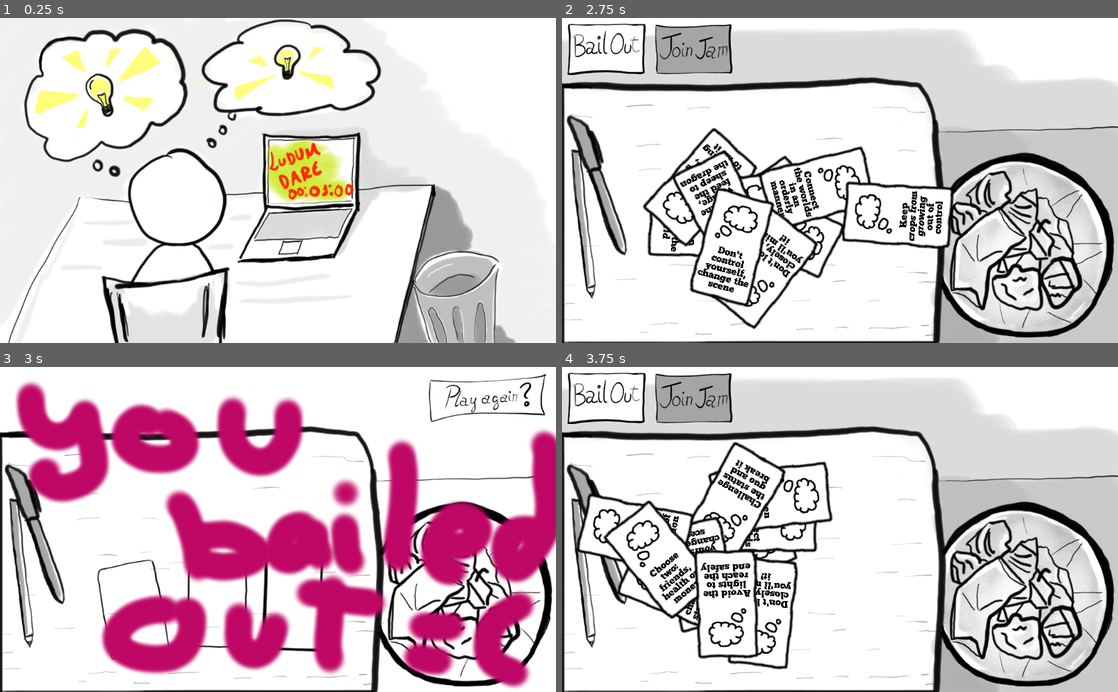
Above: before the commit, frames 1-4 (two rows, left to right).
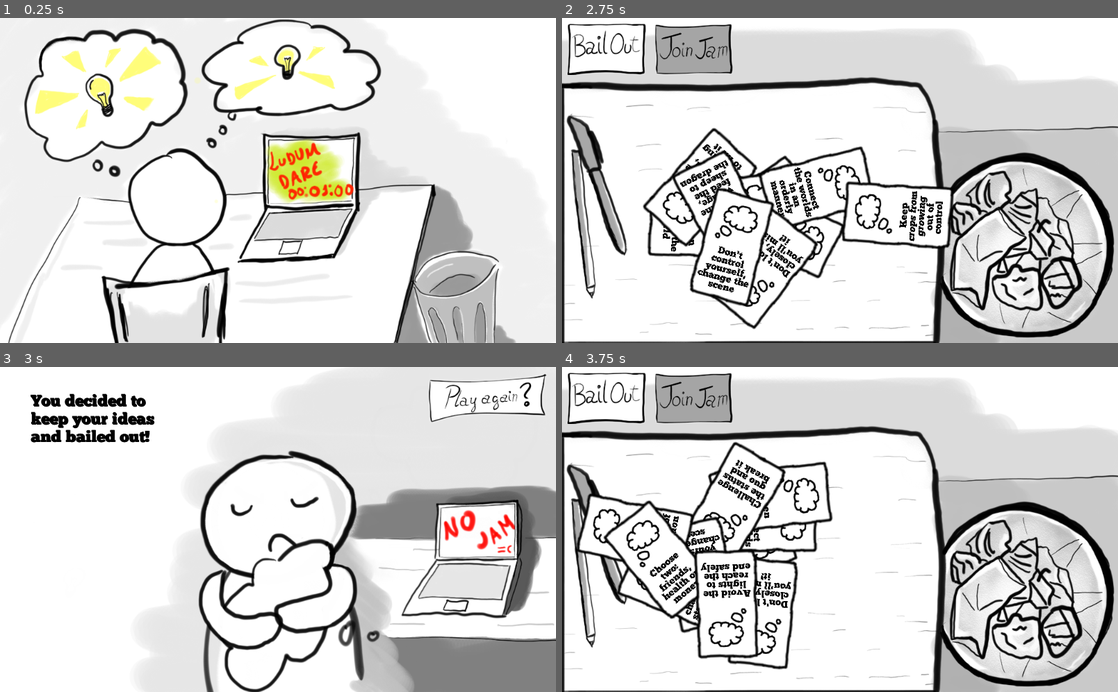
Above: after the commit, the same moments.

Repository: brocoli/ld43
Game: Godot game, scene res://scene/Intro/Intro.tscn
The game is run twice, just before and just after one commit, with the same random seed, the same clock (stepped at 60 frames per second) and the same inputs.
Inputs (mouse positions are in pixels of both pictures, inside the frame that each line leads up to):
- Up to frame 1 (0.25 s): no input
- Up to frame 2 (2.75 s): tap Enter at 0.5, 2 s; drag from (840, 180) to (895, 109) at 0.52 s; tap Space at 1.25 s; drag from (728, 196) to (812, 245) at 1.27 s; move the mouse to (895, 109) at 2.02 s; click (895, 109) at 2.17 s
- Up to frame 3 (3 s): click (44, 399) at 2.75 s
- Up to frame 4 (3.75 s): click (1051, 399) at 3.5 s

Frames 1-2 are identical in both runs. In frame 3, 60% of the frame differs, in the area x 0-100%, y 0-100%; in frame 4, nothing differs.

Commit message:
Replace bailout end

Diff:
--- a/scene/Endgame/BailOut.tscn
+++ b/scene/Endgame/BailOut.tscn
@@ -1,11 +1,20 @@
-[gd_scene load_steps=5 format=2]
+[gd_scene load_steps=7 format=2]
 
 [ext_resource path="res://art/bg_you_bailed_out.png" type="Texture" id=1]
 [ext_resource path="res://art/Buttons/botao_PlayAgainP.PNG" type="Texture" id=2]
 [ext_resource path="res://art/Buttons/botao_PlayAgainPressedP.PNG" type="Texture" id=3]
 [ext_resource path="res://scene/Endgame/PlayAgain.gd" type="Script" id=4]
+[ext_resource path="res://font/Chunkfive.otf" type="DynamicFontData" id=5]
 
-[node name="BailOut" type="Node"]
+[sub_resource type="DynamicFont" id=1]
+
+size = 30
+use_mipmaps = false
+use_filter = false
+font_data = ExtResource( 5 )
+_sections_unfolded = [ "Extra Spacing", "Font", "Settings" ]
+
+[node name="BailOut" type="Node" index="0"]
 
 [node name="Sprite" type="Sprite" parent="." index="0"]
 
@@ -39,4 +48,31 @@
 script = ExtResource( 4 )
 _sections_unfolded = [ "Textures" ]
 
+[node name="Label" type="Label" parent="." index="2"]
+
+anchor_left = 0.0
+anchor_top = 0.0
+anchor_right = 0.0
+anchor_bottom = 0.0
+margin_left = 56.0
+margin_top = 49.0
+margin_right = 293.0
+margin_bottom = 273.0
+rect_pivot_offset = Vector2( 0, 0 )
+rect_clip_content = false
+mouse_filter = 2
+mouse_default_cursor_shape = 0
+size_flags_horizontal = 1
+size_flags_vertical = 4
+custom_fonts/font = SubResource( 1 )
+custom_colors/font_color = Color( 0, 0, 0, 1 )
+custom_colors/font_color_shadow = Color( 0, 0, 0, 1 )
+text = "You decided to keep your ideas and bailed out!"
+autowrap = true
+clip_text = true
+percent_visible = 1.0
+lines_skipped = 0
+max_lines_visible = -1
+_sections_unfolded = [ "Size Flags", "Theme", "custom_colors", "custom_constants", "custom_fonts", "custom_styles" ]
+
 [connection signal="pressed" from="PlayAgain" to="PlayAgain" method="_on_PlayAgain_pressed"]
--- a/scene/Main/CardHandler.tscn
+++ b/scene/Main/CardHandler.tscn
@@ -7,7 +7,7 @@
 [ext_resource path="res://art/good.ogg" type="AudioStream" id=5]
 [ext_resource path="res://art/ominous.ogg" type="AudioStream" id=6]
 
-[node name="CardHandler" type="Node2D" index="0"]
+[node name="CardHandler" type="Node2D"]
 
 script = ExtResource( 1 )
 _sections_unfolded = [ "Material", "Transform", "Visibility", "Z Index" ]
--- a/scene/Main/Main.tscn
+++ b/scene/Main/Main.tscn
@@ -13,7 +13,7 @@
 [ext_resource path="res://scene/Main/BailOut.gd" type="Script" id=11]
 [ext_resource path="res://scene/Main/ScreenShake.gd" type="Script" id=12]
 
-[node name="Main" type="Node2D" index="0"]
+[node name="Main" type="Node2D"]
 
 _sections_unfolded = [ "Pause", "Z Index" ]
 
--- a/scene/Main/TouchDragPhysics.tscn
+++ b/scene/Main/TouchDragPhysics.tscn
@@ -7,7 +7,7 @@
 custom_solver_bias = 0.0
 radius = 10.0
 
-[node name="TouchDragPhysics" type="KinematicBody2D"]
+[node name="TouchDragPhysics" type="KinematicBody2D" index="0"]
 
 input_pickable = false
 collision_layer = 1
Binary file added: art/bailout.png
Not shown, added: art/bailout.png.import
Binary file changed: art/bg_you_bailed_out.png
